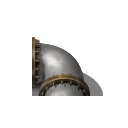
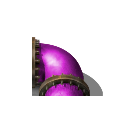
Two versions of the same layered image (128px x 128px). Layer-by-layer changes:
pixels changed over left=36, top=41, right=85, bottom=96 (layer not identified)
